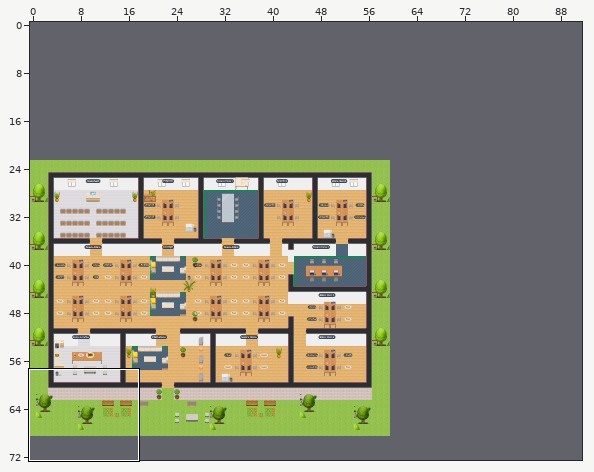
Two versions of a level (Tiled map (JSON), sw-office.tmj). The picture above shows the old version from afar; the outline marks the close-up.
Close-up. Before the commit:
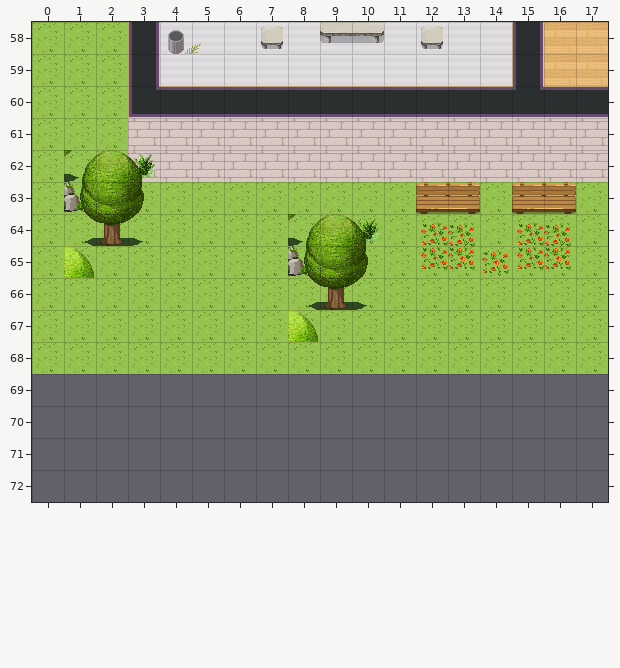
Cells are 32x32 px. Shown: x 0..17, y 58..72. The commit also changed other parts of the map, which this record leaves out. The old version is drawn lined up with the new one.
Once edited:
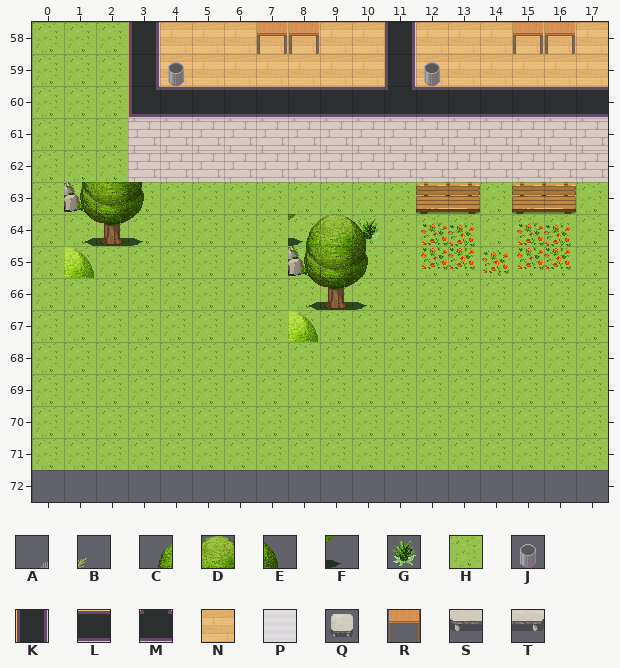
Key: from "WA_Decoration": A 61, B 62; from "WA_Exterior": C 75, D 76, E 77, F 130, G 506, H 628; from "WA_Miscellaneous": J 60; from "WA_Room_Builder": K 102, L 104, M 110, N 350, P 358; from "WA_Seats": Q 150; from "WA_Tables": R 22, S 187, T 188.
_ is an empty cell.
Difference:
map size 60x46 -> 92x72 cells (old content now starts at 0,23; both pictures use the new coordinates)
Layer "floor/floor1":
Tile P gives way to one hidden under a higher layer in rows 58 to 59 at x 11.
Tile H is added in rows 69 to 71 at x 0 to 17.
Tile N replaces tile P in rows 58 to 59 at x 4 to 10 and 12 to 14.
Layer "walls/walls1":
Tile K is added in rows 58 to 59 at x 11.
Tile L replaces tile M in row 60 at x 15.
Tile M replaces tile L in row 60 at x 11.
The edit erases tile K in rows 58 to 59 at x 15.
Layer "furniture/furniture1":
The edit erases tile G in row 62 at x 3.
Layer "furniture/furniture2":
Tile R replaces tile Q in row 58 at x 7.
Tile R is added in row 58 at x 8 and 15 to 16.
The edit erases tile J in row 58 at x 4.
The edit erases tile Q in row 58 at x 12.
The edit erases tile S in row 58 at x 9.
The edit erases tile T in row 58 at x 10.
Layer "furniture/furniture3":
Tile J is added in row 59 at x 4 and 12.
Layer "above/above1":
The edit erases tile A in row 58 at x 4.
The edit erases tile B in row 58 at x 5.
The edit erases tile F in row 62 at x 1.
Layer "above/above2":
The edit erases tile C in row 62 at x 1.
The edit erases tile D in row 62 at x 2.
The edit erases tile E in row 62 at x 3.
Where, in picture pixels (left, top, right, bottom), the same in both close-ups:
changed: (160, 22, 575, 90)
removed: (64, 150, 156, 182)
added: (32, 374, 608, 470)
